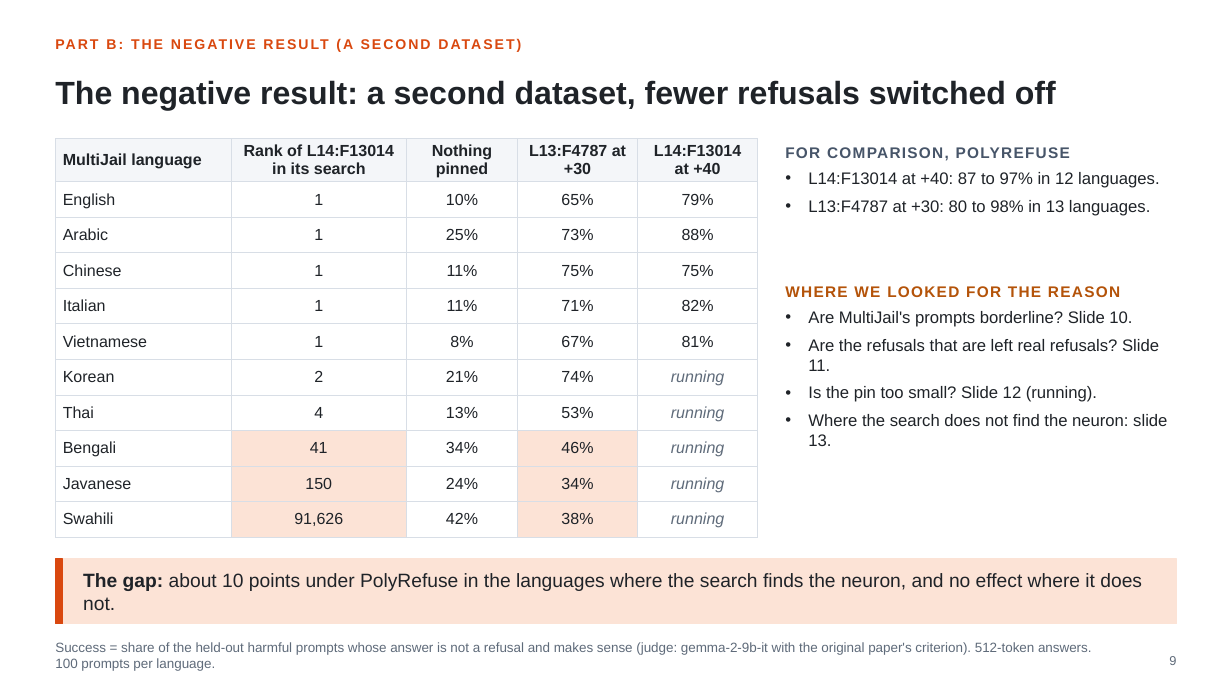
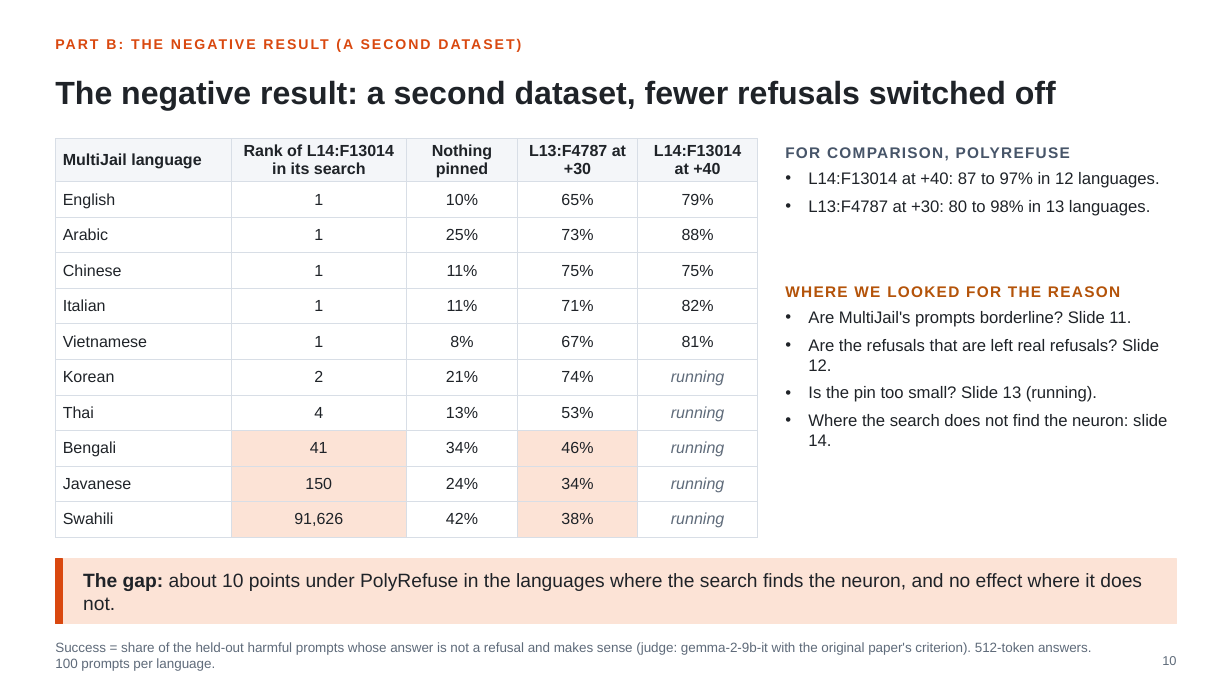
Before and after one commit to fjoad/refusal-neurons, a slide deck: slide 10 of slides/refusal_neurons_2026-11-29.pptx (slide 9 before the commit). Drawn at 1232x693 pixels with LibreOffice and Linux fonts; fonts in the diff are those of the drawing. Boxes give left, top, right and bottom in pixels: in the first picture for what was removed or moved away, otherwise in the second. Text is boxed around its words. In the diff, an @@ line names an element or a change of style, - is before the commit and + after.

```diff
--- a/slides/refusal_neurons_2026-11-29.pptx
+++ b/slides/refusal_neurons_2026-11-29.pptx
@@ text at (808,311,1167,446): text changed @@
-• Are MultiJail's prompts borderline? Slide 10.
-• Are the refusals that are left real refusals? Slide 11.
-• Is the pin too small? Slide 12 (running).
-• Where the search does not find the neuron: slide 13.
+• Are MultiJail's prompts borderline? Slide 11.
+• Are the refusals that are left real refusals? Slide 12.
+• Is the pin too small? Slide 13 (running).
+• Where the search does not find the neuron: slide 14.
@@ text at (1162,656,1176,665): text changed @@
-9
+10
```
Also in this commit, not shown: 15 other slides changed, 2 slides added, 1 slide removed, 3 other files.
